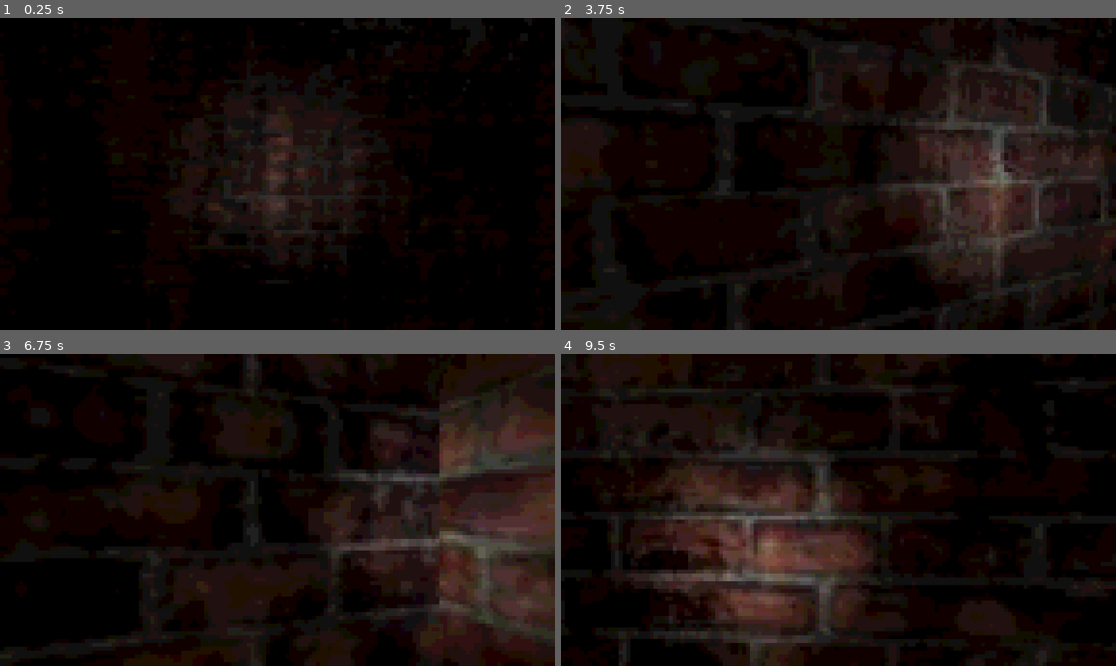
Above: before the commit, frames 1-4 (two rows, left to right).
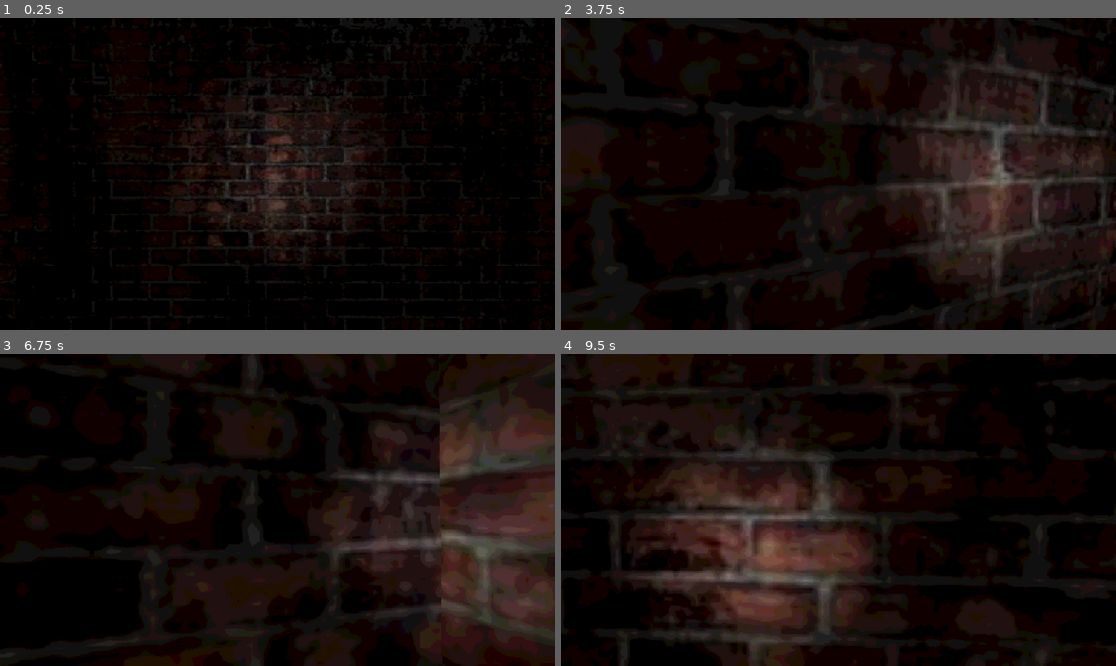
Above: after the commit, the same moments.

Repository: dairycultist/HorrorMaze
Game: Godot game, scene res://scene.tscn
The game is run twice, just before and just after one commit, with the same random seed, the same clock (stepped at 60 frames per second) and the same inputs.
Inputs (mouse positions are in pixels of both pictures, inside the frame that each line leads up to):
- Up to frame 1 (0.25 s): no input
- Up to frame 2 (3.75 s): tap Enter at 0.5, 3.5 s; move the mouse to (866, 174) at 0.52 s; hold W (walk_up) from 0.53 s (still down); move the mouse to (810, 174) at 1.27 s; move the mouse to (849, 167) at 2.02 s; tap Space at 2.75 s; move the mouse to (832, 180) at 2.77 s; move the mouse to (877, 177) at 3.52 s
- Up to frame 3 (6.75 s): move the mouse to (233, 506) at 4.27 s; move the mouse to (283, 510) at 5.02 s; tap Space at 5.75 s; move the mouse to (255, 503) at 5.77 s; release W (walk_up) at 5.78 s; hold D (walk_right) 5.78-6.53 s; move the mouse to (305, 510) at 6.52 s; hold W (walk_up) from 6.53 s (still down)
- Up to frame 4 (9.5 s): tap Enter at 7.25 s; move the mouse to (810, 510) at 7.27 s; move the mouse to (849, 503) at 8.02 s; tap Space at 8.75 s; move the mouse to (832, 516) at 8.77 s; release W (walk_up) at 8.78 s; hold A (walk_left) from 8.78 s (still down)

The runs differ from the first frame. In frame 1, 0.3% of the frame differs, in the area x 19-75%, y 0-91%; in frame 2, less than 0.1%; in frame 3, less than 0.1%; in frame 4, 0.1%.

Commit message:
pixelize

Diff:
--- a/scene.tscn
+++ b/scene.tscn
@@ -26,15 +26,13 @@
 grow_horizontal = 2
 grow_vertical = 2
 stretch = true
-stretch_shrink = 8
 mouse_target = true
 
 [node name="SubViewport" type="SubViewport" parent="SubViewportContainer"]
-size = Vector2i(144, 81)
+size = Vector2i(1152, 648)
 
 [node name="Player" type="CharacterBody3D" parent="SubViewportContainer/SubViewport"]
 script = ExtResource("2_nxogm")
-mouse_sensitivity = 2.4
 accel = 30
 
 [node name="coll" type="CollisionShape3D" parent="SubViewportContainer/SubViewport/Player"]
--- a/screenspace.gdshader
+++ b/screenspace.gdshader
@@ -1,10 +1,16 @@
 shader_type canvas_item;
 
-void vertex() {
-	// Called for every vertex the material is visible on.
-}
+void fragment() {
 
-void fragment() {
+	// maintains the horizontal amount of pixels
+	vec2 fac = 480.0 * vec2(1.0, SCREEN_PIXEL_SIZE.x / SCREEN_PIXEL_SIZE.y);
+
+	vec2 grid_uv = round(UV * fac) / fac;
+
+	vec4 text = texture(TEXTURE, grid_uv);
+
+	COLOR = text;
+
 	COLOR = COLOR * 16.0;
 	COLOR.r = floor(COLOR.r) / 16.0;
 	COLOR.g = floor(COLOR.g) / 16.0;
